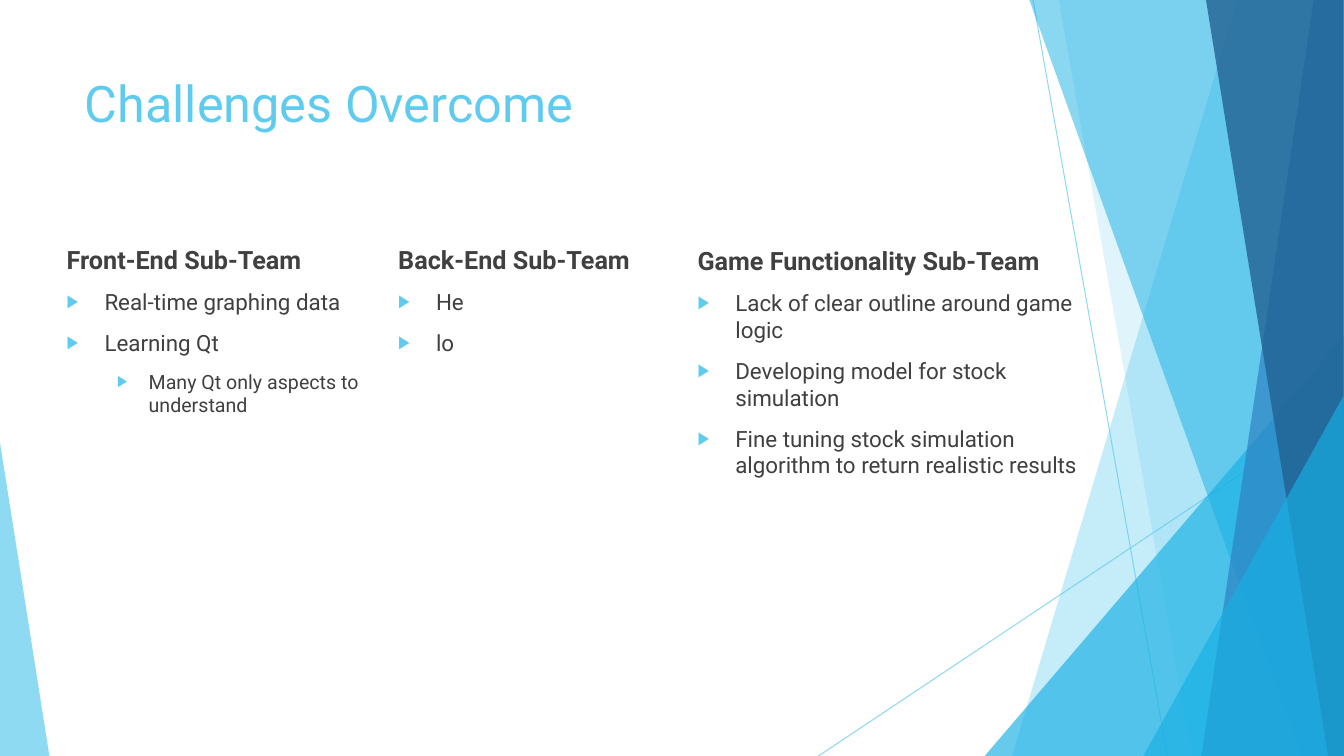
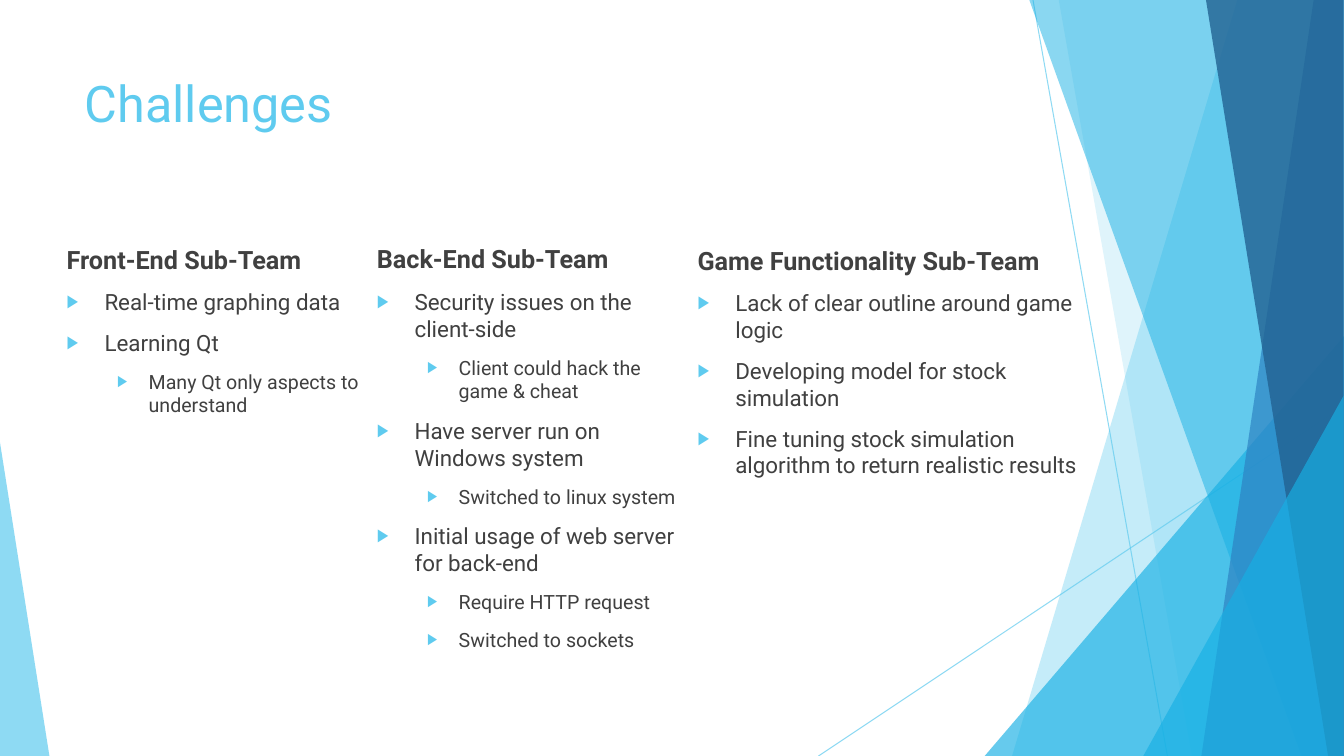
Before and after one commit to fazeelabbasi/CRASH, a slide deck: slide 7 of docs/CMPE 320 Final Group Presentation.pptx. Drawn at 1344x756 pixels with LibreOffice and Linux fonts; fonts in the diff are those of the drawing. Boxes give left, top, right and bottom in pixels: in the first picture for what was removed or moved away, otherwise in the second. Text is boxed around its words. In the diff, an @@ line names an element or a change of style, - is before the commit and + after.

```diff
--- a/docs/CMPE 320 Final Group Presentation.pptx
+++ b/docs/CMPE 320 Final Group Presentation.pptx
@@ title at (85, 84, 333, 133): text changed @@
-Challenges Overcome
+Challenges
@@ text "Back-End Sub-Team": place and size @@
-text "Back-End Sub-Team" at (398, 250, 630, 351)
+text "Back-End Sub-Team" at (377, 249, 676, 647)
@@ text at (415, 293, 676, 647): text changed @@
-▶ He
-▶ lo
+▶ Security issues on the client-side
+  ▶ Client could hack the game & cheat
+▶ Have server run on Windows system
+  ▶ Switched to linux system
+▶ Initial usage of web server for back-end
+  ▶ Require HTTP request
+  ▶ Switched to sockets
```
Also in this commit, not shown: 5 other slides changed, 2 slides added, 3 slides removed, 5 other files.
